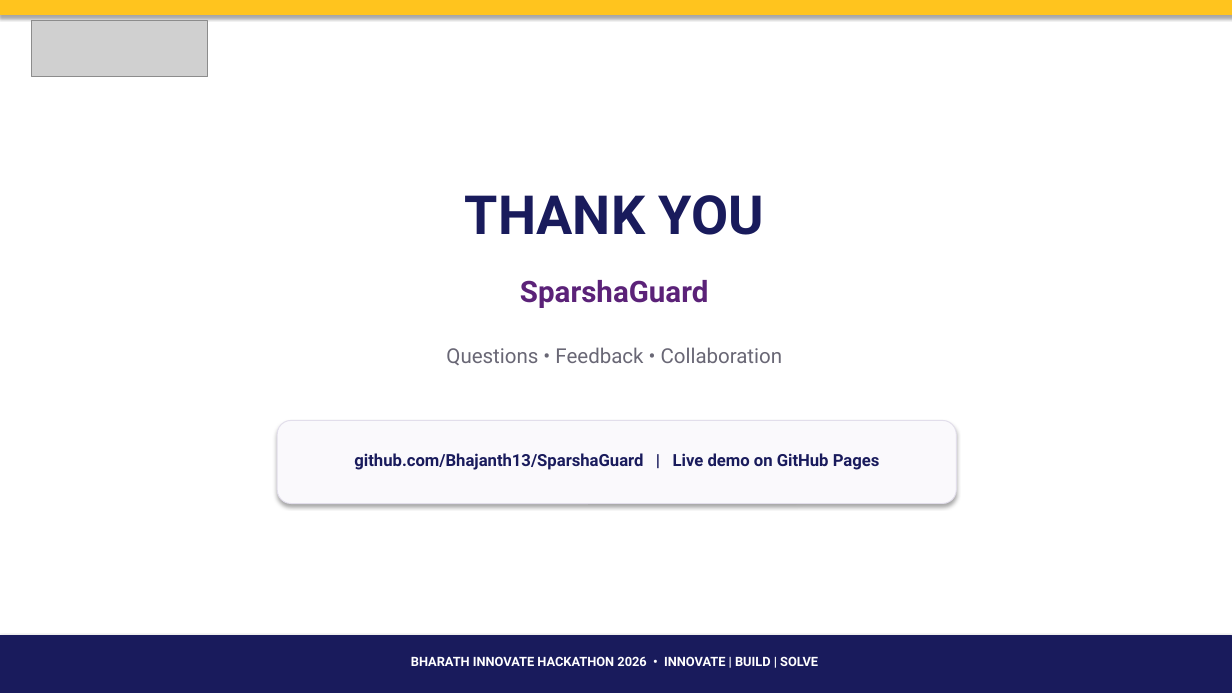
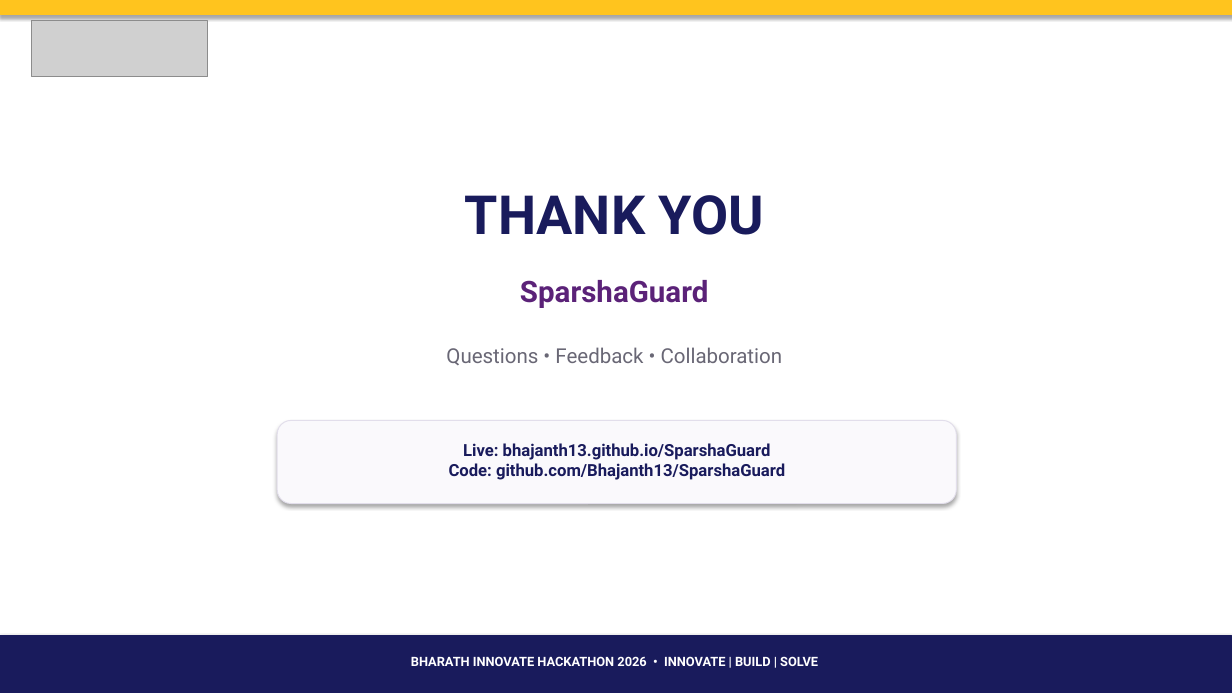
Before and after one commit to Bhajanth13/SparshaGuard, a slide deck: slide 9 of docs/SparshaGuard_BIH2026.pptx. Drawn at 1232x693 pixels with LibreOffice and Linux fonts; fonts in the diff are those of the drawing; grey boxes stand for pictures. Boxes give left, top, right and bottom in pixels: in the first picture for what was removed or moved away, otherwise in the second. Text is boxed around its words. In the diff, an @@ line names an element or a change of style, - is before the commit and + after.

Commit message:
BIH 2026 deck: static-charge fusion, published values, new results and live site
Solution and architecture now include the static channel and accelerometer; prototype slide
shows a shoulder grab caught through the static channel (71 % of grabs over 7 body places,
1 unwanted prompt in 9 h); risks updated to unmeasured body voltages; links to the live site.

```diff
--- a/docs/SparshaGuard_BIH2026.pptx
+++ b/docs/SparshaGuard_BIH2026.pptx
@@ text at <box>449,443,785,480</box>: text changed @@
-github.com/Bhajanth13/SparshaGuard | Live demo on GitHub Pages
+Live: bhajanth13.github.io/SparshaGuard
+Code: github.com/Bhajanth13/SparshaGuard
```
Also in this commit, not shown: 6 other slides changed.
